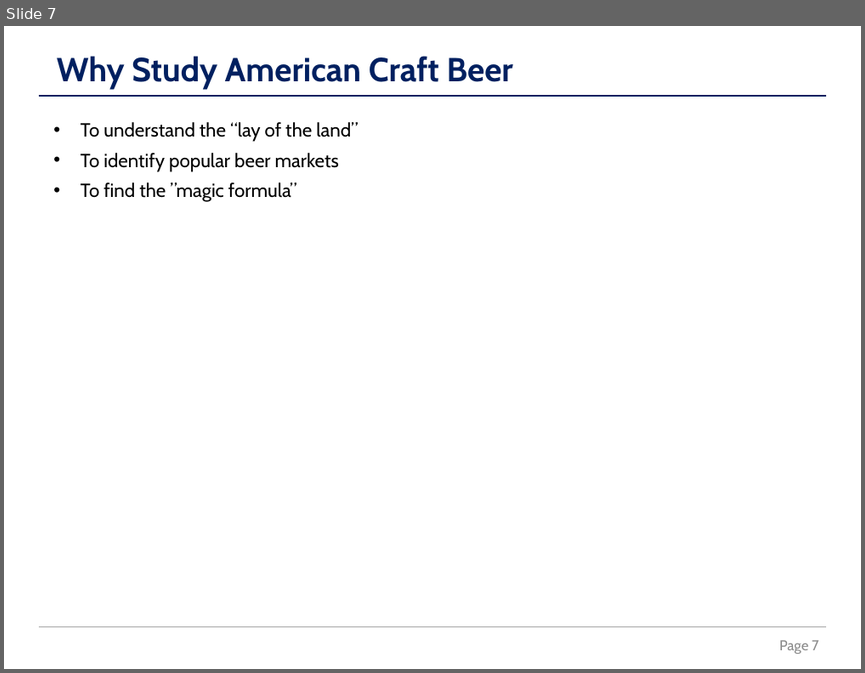
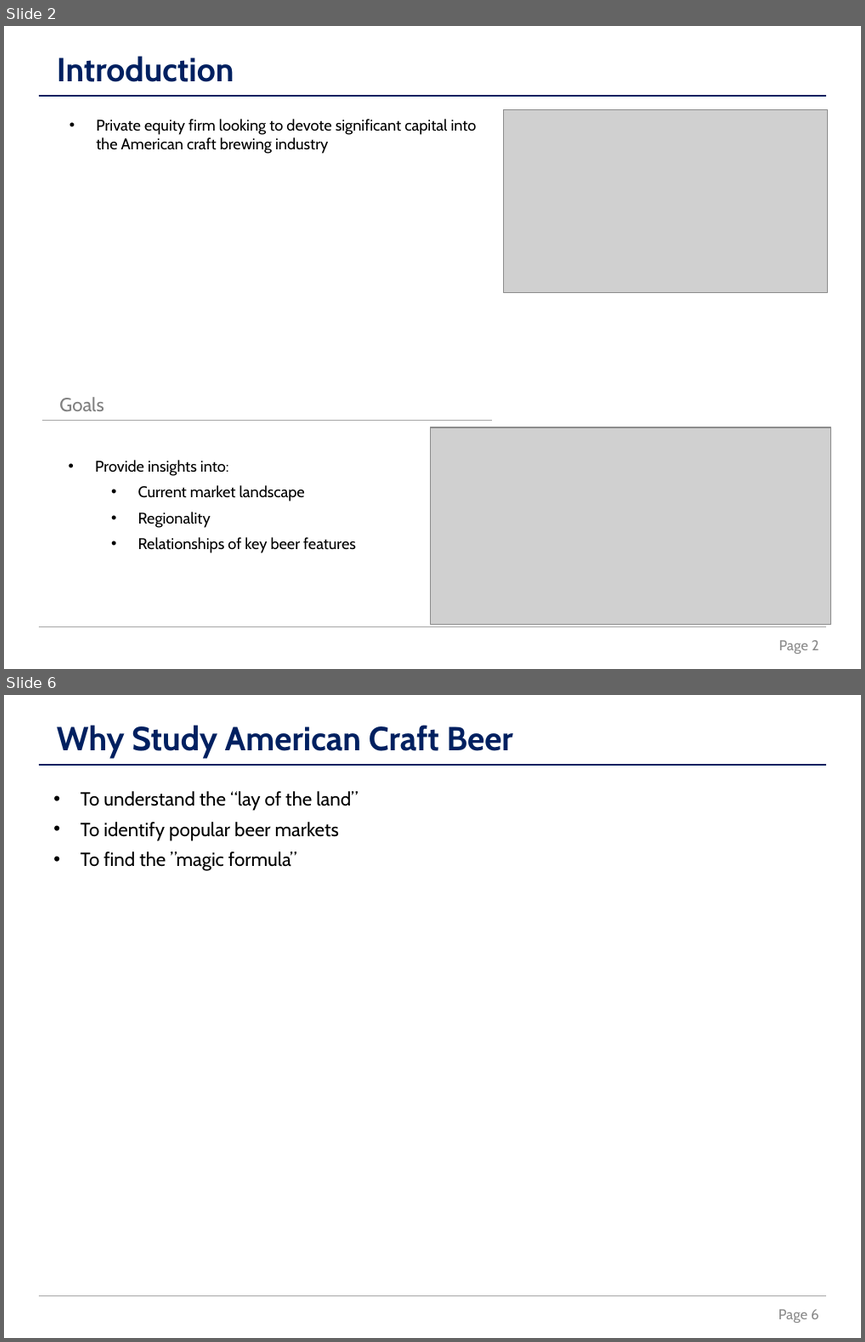
Before and after one commit to la-mar/DDS_Case_Study_1, a slide deck: docs/revised_presentation_from_template.pptx. Shown one above the other, each under a label of ours: slide 7 before the commit, slides 2 and 6 after it; the slides between them are not shown. The pictures are 865x673 and 865x1342 pixels, drawn with LibreOffice and Linux fonts; fonts in the diff are those of the drawing; grey boxes stand for pictures. Boxes give left, top, right and bottom in pixels: in the first picture for what was removed or moved away, otherwise in the second. Text is boxed around its words. In the diff, an @@ line names an element or a change of style, - is before the commit and + after.

```diff
--- a/docs/revised_presentation_from_template.pptx
+++ b/docs/revised_presentation_from_template.pptx
@@ slide 2 added at box(4, 26, 861, 669), background #FFFFFF @@
@@ text added at box(57, 56, 234, 82), 28 pt, text #002060, bold @@
+Introduction
@@ line added from (38, 96) to (827, 96), #002060 1 pt @@
@@ text added at box(96, 119, 477, 154), 13 pt, text #000000 @@
+• Private equity firm looking to devote significant capital into the American craft brewing industry
@@ picture added at box(504, 110, 828, 292) @@
@@ text added at box(59, 397, 103, 411), 16 pt, text #808080 @@
+Goals
@@ line added from (42, 420) to (492, 420), #A6A6A6 1 pt @@
@@ picture added at box(431, 427, 831, 624) @@
@@ text added at box(95, 460, 356, 553), 13 pt, text #000000 @@
+• Provide insights into:
+  • Current market landscape
+  • Regionality
+  • Relationships of key beer features
@@ line added from (38, 627) to (827, 627), #A6A6A6 1 pt @@
@@ page number added at box(779, 640, 819, 653), 12 pt, text #8C8C8C @@
+Page 2
@@ what was slide 7 is now slide 6 @@
@@ page number at box(778, 1309, 819, 1322): text changed @@
-Page 7
+Page 6
```
Also in this commit, not shown: 3 slides changed, 1 other slide added, 3 slides removed, 18 other files.
